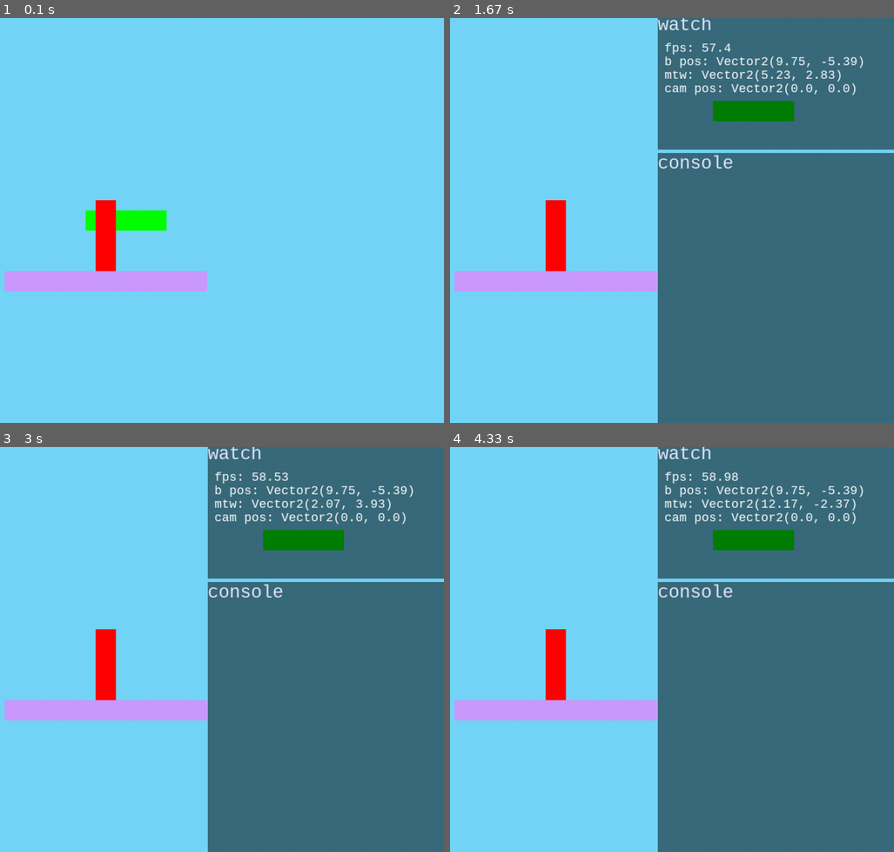
Above: before the commit, frames 1-4 (two rows, left to right).
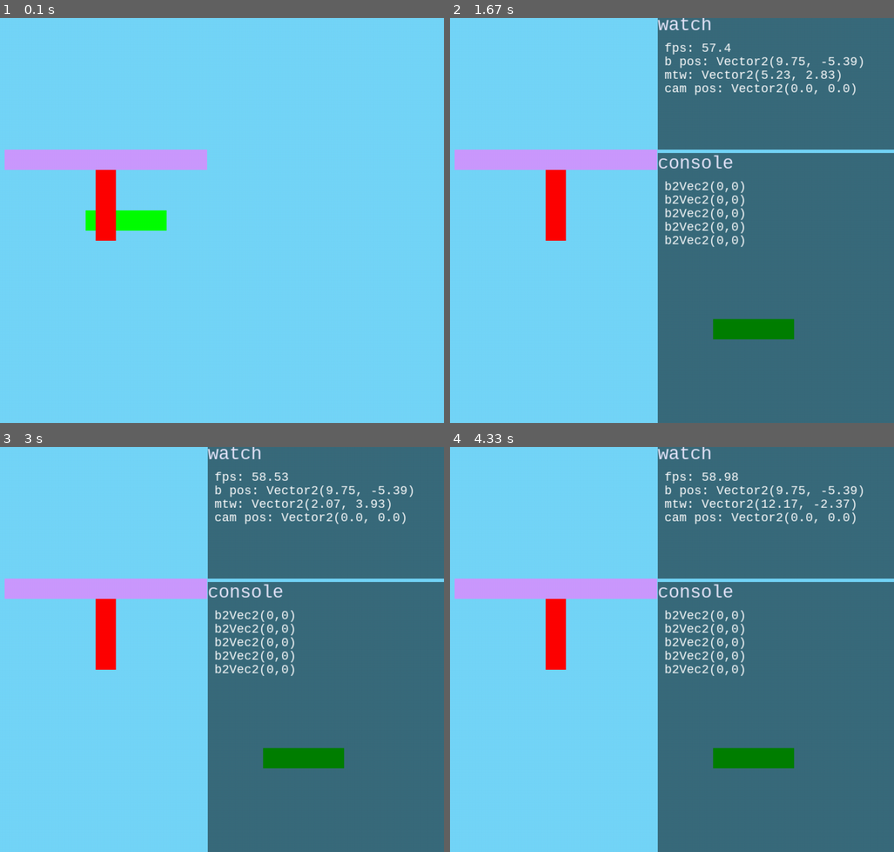
Above: after the commit, the same moments.

Repository: AchoDev/Lumina-Engine
Game: pygame game, started from test2.py
The game is run twice, just before and just after one commit, with the same random seed, the same clock (stepped at 60 frames per second) and the same inputs.
Inputs (mouse positions are in pixels of both pictures, inside the frame that each line leads up to):
- Up to frame 1 (0.1 s): no input
- Up to frame 2 (1.67 s): tap 0 at 0.33 s; press the mouse at (574, 208) at 0.7 s; move the mouse to (689, 285) at 0.8 s; release the mouse at (805, 362) at 0.93 s; press the mouse at (574, 208) at 1.03 s; move the mouse to (outside the picture) at 1.13 s; release the mouse at (outside the picture) at 1.27 s; press the mouse at (574, 208) at 1.37 s; move the mouse to (618, 188) at 1.47 s; release the mouse at (663, 163) at 1.6 s
- Up to frame 3 (3 s): press the mouse at (124, 637) at 1.7 s; move the mouse to (222, 637) at 1.8 s; release the mouse at (315, 641) at 1.93 s; press the mouse at (288, 738) at 2.03 s; move the mouse to (199, 771) at 2.13 s; release the mouse at (111, 799) at 2.27 s; press the mouse at (288, 738) at 2.37 s; move the mouse to (288, 714) at 2.47 s; release the mouse at (288, 694) at 2.6 s; press the mouse at (288, 738) at 2.7 s; move the mouse to (217, 653) at 2.8 s; release the mouse at (146, 568) at 2.93 s
- Up to frame 4 (4.33 s): press the mouse at (738, 738) at 3.03 s; move the mouse to (556, 758) at 3.13 s; release the mouse at (outside the picture) at 3.27 s; press the mouse at (738, 738) at 3.37 s; move the mouse to (765, 653) at 3.47 s; release the mouse at (791, 568) at 3.6 s; press the mouse at (738, 738) at 3.7 s; move the mouse to (538, 649) at 3.8 s; release the mouse at (outside the picture) at 3.93 s; press the mouse at (738, 738) at 4.03 s; move the mouse to (769, 718) at 4.13 s; release the mouse at (800, 698) at 4.27 s

The runs differ from the first frame. In frame 1, 5.4% of the frame differs, in the area x 1-47%, y 32-68%; in frame 2, 8.3%, in the area x 1-78%, y 20-80%; in frame 3, 8.3%; in frame 4, 8.3%.

Commit message:
why tf box2d use negative y???

Diff:
--- a/cls/Window.py
+++ b/cls/Window.py
@@ -176,12 +176,14 @@
 
         ot = Transform.from_transform(obj.transform) # ot -> original transform
 
+        obj_tf.y *= -1
+
         obj_tf.x -= self.current_camera.transform.x - (self.width / ratio) / 2
         obj_tf.y += self.current_camera.transform.y + (self.height / ratio) / 2
 
         obj_tf.x -= obj_tf.width / 2
         obj_tf.y -= obj_tf.height / 2
-#
+
         obj_tf.x *= ratio
         obj_tf.y *= ratio
 
--- a/console.py
+++ b/console.py
@@ -7,11 +7,14 @@
 __print_list = []
 __watch_list_c = [] # c -> container
 __watch_list = []
-max_log_count = 100
+max_log_count = 5
 
 def log(string):
 
     __print_list.insert(0, string)
+
+    if len(__print_list) > max_log_count:
+        __print_list.pop()
 
     # def remove_entry():
     #     __print_list.remove(string)
--- a/test2.py
+++ b/test2.py
@@ -53,6 +53,9 @@
 console.watch(lambda: scene.camera.transform.position.rounded(), "cam pos")
 
 while True:
+
+    console.log(repr(b.b2Body.linearVelocity))
+
     mouse_pos = scene.camera.window_to_world_position(get_mouse_pos())
 
     if(get_key('a')):
